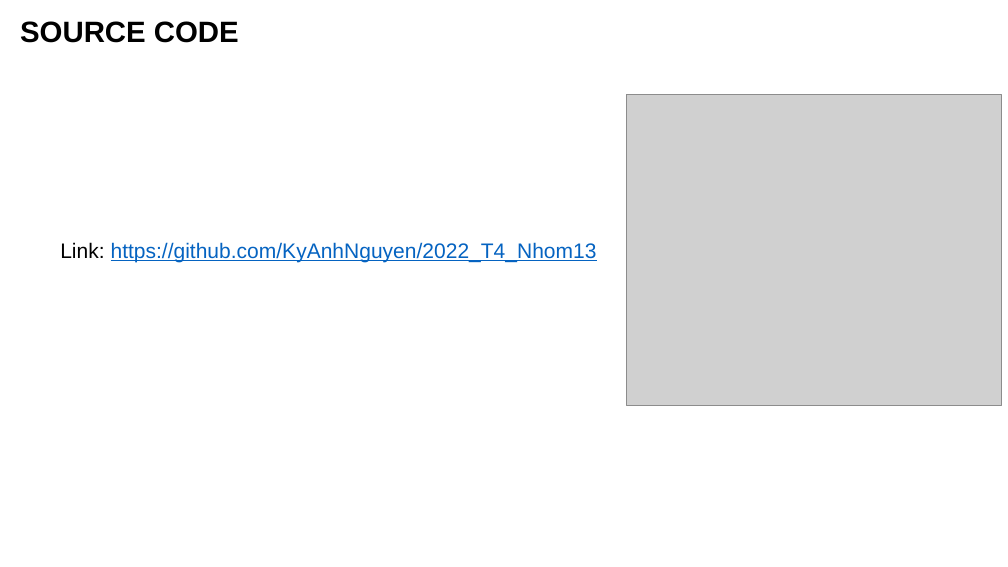
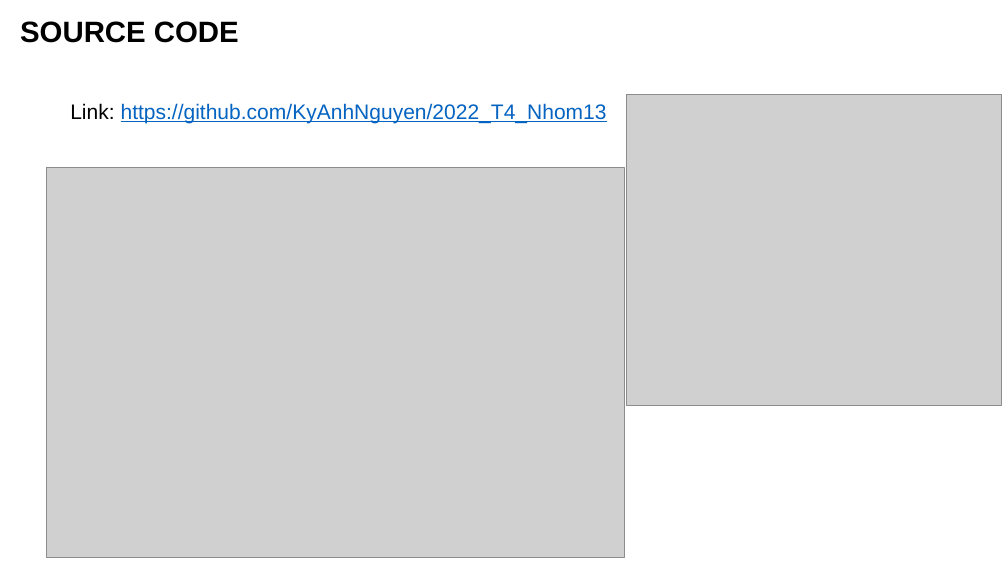
Before and after one commit to KyAnhNguyen/2022_T4_Nhom13, a slide deck: slide 11 of datawarehouse.pptx. Drawn at 1008x567 pixels with LibreOffice and Linux fonts; fonts in the diff are those of the drawing; grey boxes stand for pictures. Boxes give left, top, right and bottom in pixels: in the first picture for what was removed or moved away, otherwise in the second. Text is boxed around its words. In the diff, an @@ line names an element or a change of style, - is before the commit and + after.

```diff
--- a/datawarehouse.pptx
+++ b/datawarehouse.pptx
@@ text "Link: https://github.com/KyAnhNguyen/2022_T4_Nhom13": place and size @@
-text "Link: https://github.com/KyAnhNguyen/2022_T4_Nhom13" at (60,242,597,263)
+text "Link: https://github.com/KyAnhNguyen/2022_T4_Nhom13" at (70,103,607,123)
@@ picture added at (46,168,625,558) @@
```
Also in this commit, not shown: 1 other slide changed.
